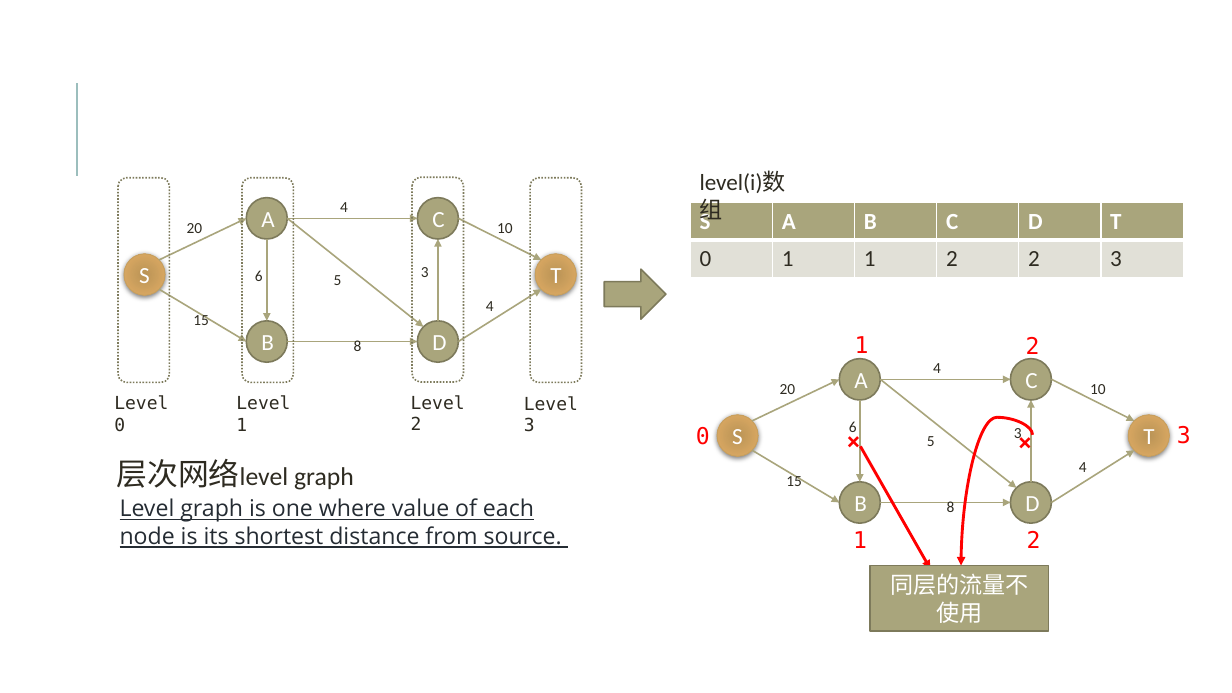
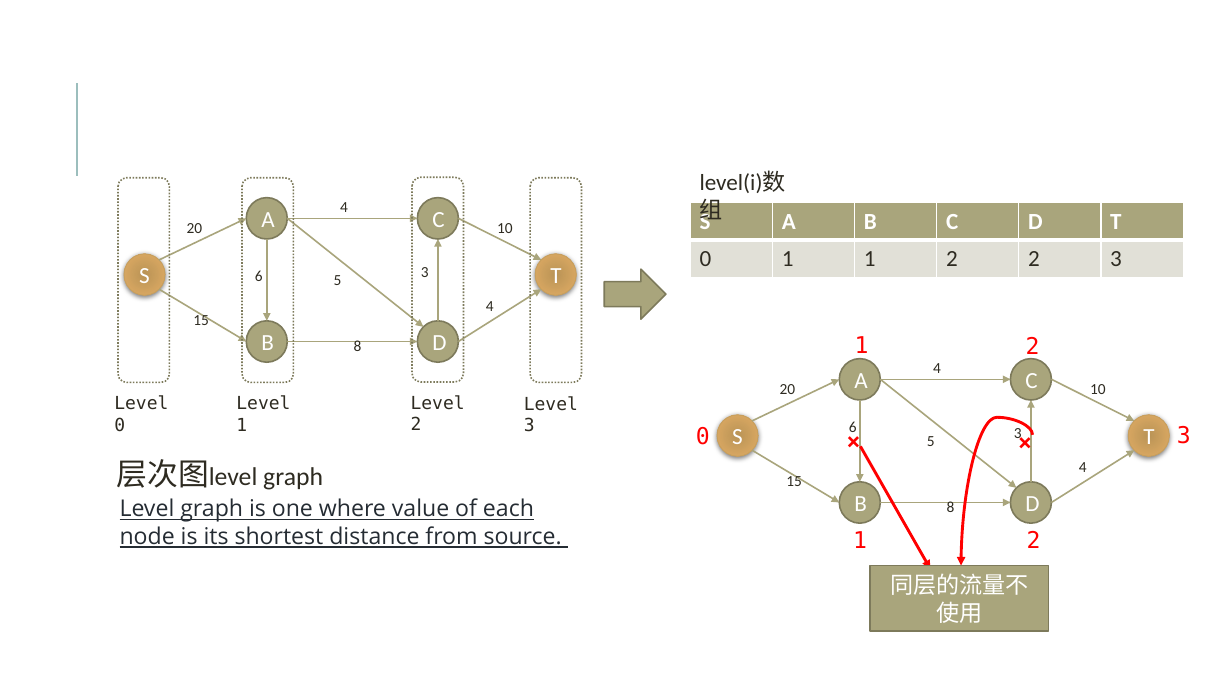
Before and after one commit to gzshawnliang/competitive-programming, a slide deck: slide 15 of doc/NetworkFlow/网络流.pptx. Drawn at 1232x693 pixels with LibreOffice and Linux fonts; fonts in the diff are those of the drawing; grey boxes stand for pictures. Boxes give left, top, right and bottom in pixels: in the first picture for what was removed or moved away, otherwise in the second. Text is boxed around its words. In the diff, an @@ line names an element or a change of style, - is before the commit and + after.

```diff
--- a/doc/NetworkFlow/网络流.pptx
+++ b/doc/NetworkFlow/网络流.pptx
@@ text at box(116, 459, 323, 490): text changed @@
-层次网络level graph
+层次图level graph
```
